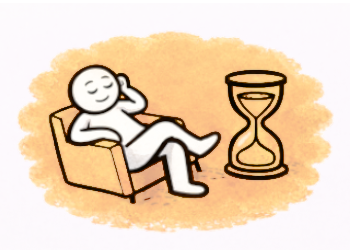
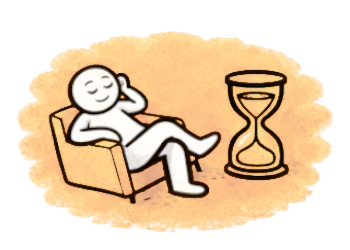
The second (350, 250) image is a revision of the first. Changes to its layers:
painted on "Livello #3" over 0, 3, 350, 250
painted on "Livello #4" over 16, 30, 334, 234
